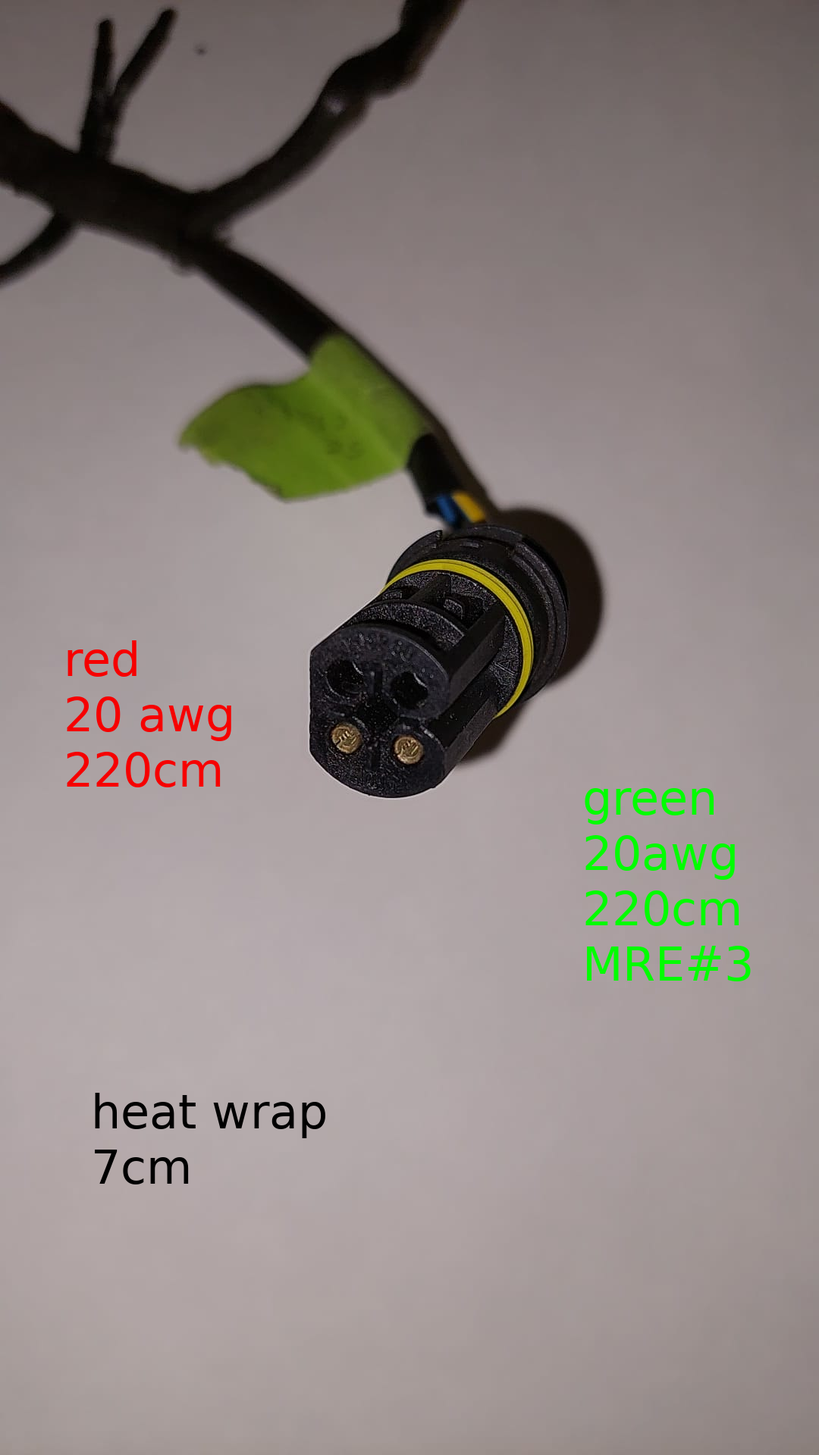
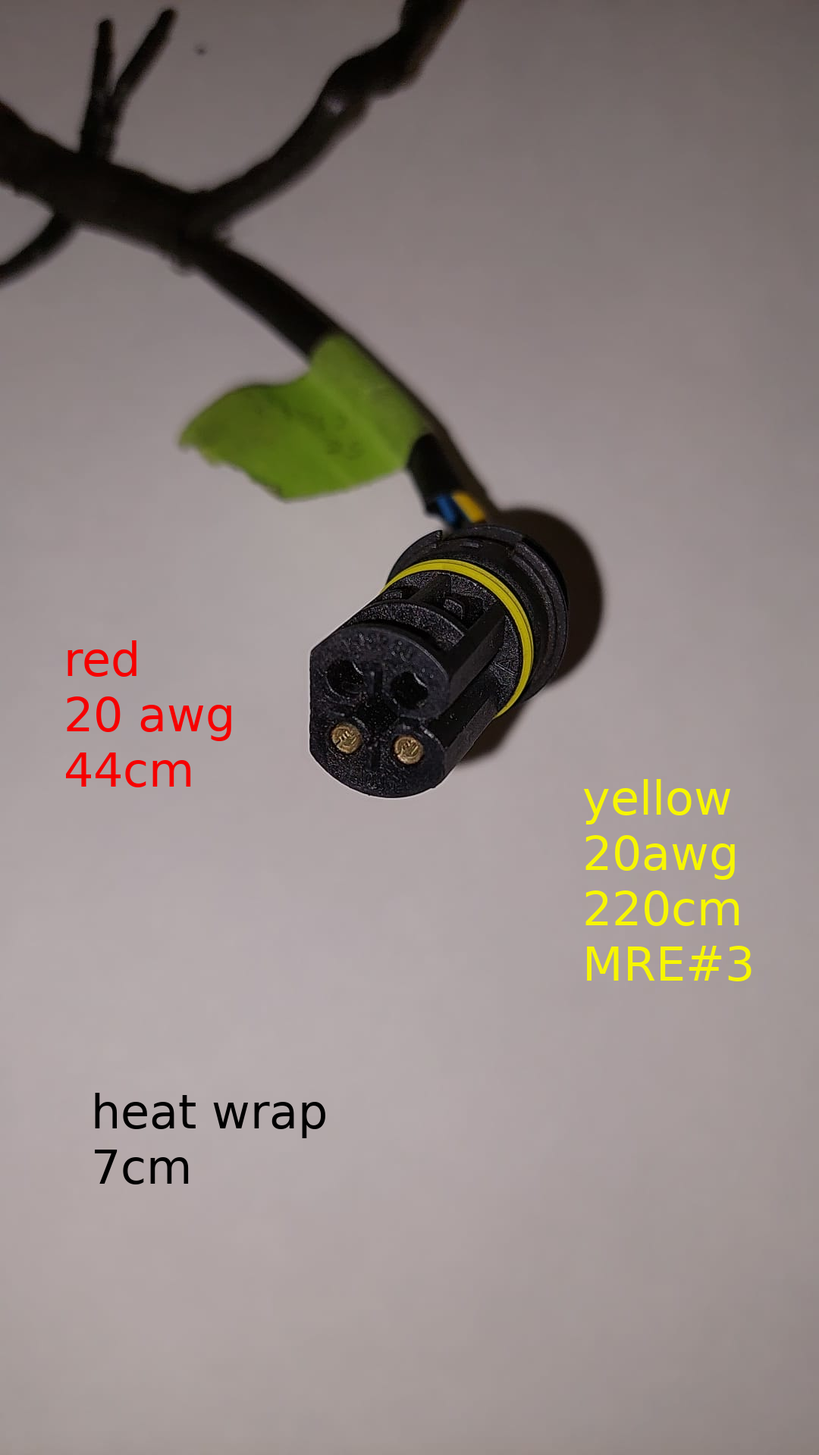
Layers edited between the first and the second 819×1455 image:
renamed "green ..." to "yellow ...", painted on it over left=582, top=779, right=752, bottom=982
painted on "red ..." over left=65, top=751, right=221, bottom=788
